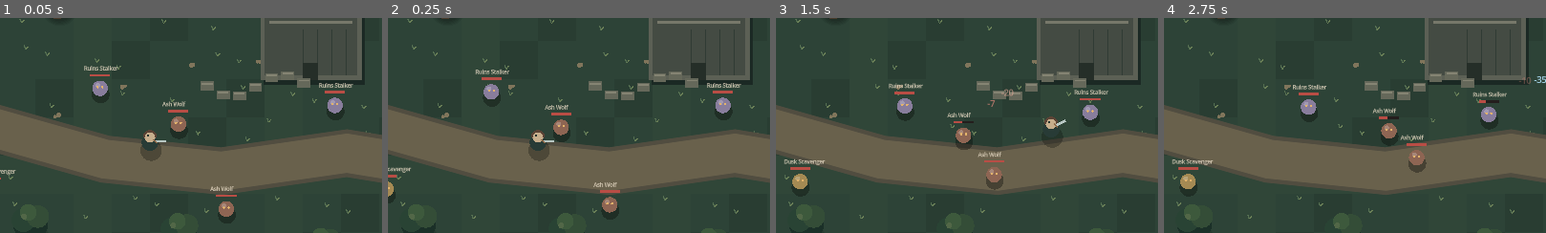
Above: before the commit, frames 1-4 (left to right).
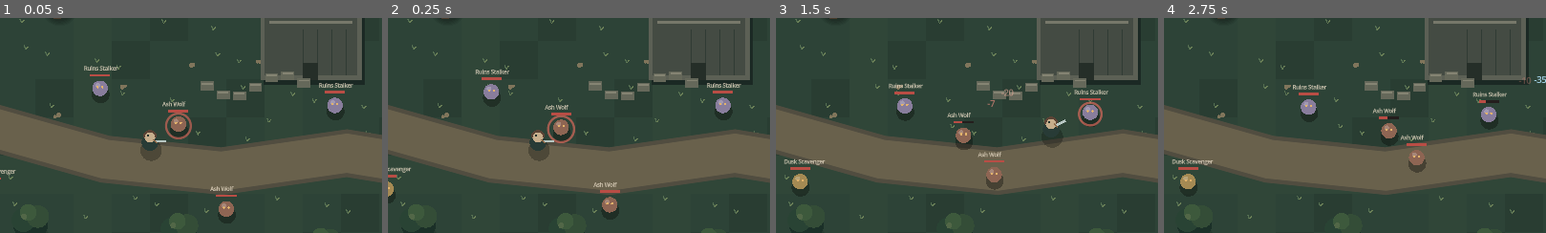
Above: after the commit, the same moments.

Repository: filesgloom-png/ELDERVALE
Game: Godot game, scene res://scenes/main.tscn
The game is run twice, just before and just after one commit, with the same random seed, the same clock (stepped at 60 frames per second) and the same inputs.
Inputs (mouse positions are % of the whole screen's width and height, from its top left):
- Up to frame 1 (0.05 s): no input
- Up to frame 2 (0.25 s): no input
- Up to frame 3 (1.5 s): tap Enter (ui_accept) at 0.5, 0.77 s; move the mouse to (72, 45) at 0.52 s; hold Right (ui_right) 0.53-1.25 s; tap Q at 0.6 s; click (72, 45) at 0.67 s; drag from (30, 55) to (45, 70) at 1.27 s
- Up to frame 4 (2.75 s): move the mouse to (60, 28) at 2.02 s; hold Right (ui_right) from 2.03 s (still down); tap F at 2.1 s
The pictures show only the part of the screen within x 30-80%, y 21-71%; the shares and areas given below are measured in that part.

The runs differ from the first frame. In frame 1, 0.3% of the frame differs, in the area x 43-51%, y 44-57%; in frame 2, 0.3%, in the area x 41-49%, y 45-59%; in frame 3, 0.2%; in frame 4, nothing differs.

Commit message:
feat: add proximity warning rings to enemies

Diff:
--- a/scripts/main.gd
+++ b/scripts/main.gd
@@ -533,6 +533,11 @@
 		if float(mob.get("hit_flash", 0.0)) > 0.0:
 			body_color = Color("#fff0d4")
 		draw_circle(mob_pos + Vector2(1, 10), 15.0, Color(0.02, 0.025, 0.02, 0.35))
+		var threat_distance := player_position.distance_to(mob_pos)
+		if threat_distance <= 76.0:
+			var warning_color := Color("#e36b5d")
+			warning_color.a = 0.48 + 0.28 * sin(elapsed * 10.0)
+			draw_arc(mob_pos + Vector2(0, 3), 20.0 + 2.0 * sin(elapsed * 8.0), 0.0, TAU, 28, warning_color, 2.5, true)
 		draw_circle(mob_pos, 13.0, body_color)
 		draw_circle(mob_pos + Vector2(-4, -5), 4.0, body_color.lightened(0.22))
 		draw_circle(mob_pos + Vector2(-4, -2), 2.0, Color("#e3b36b"))
